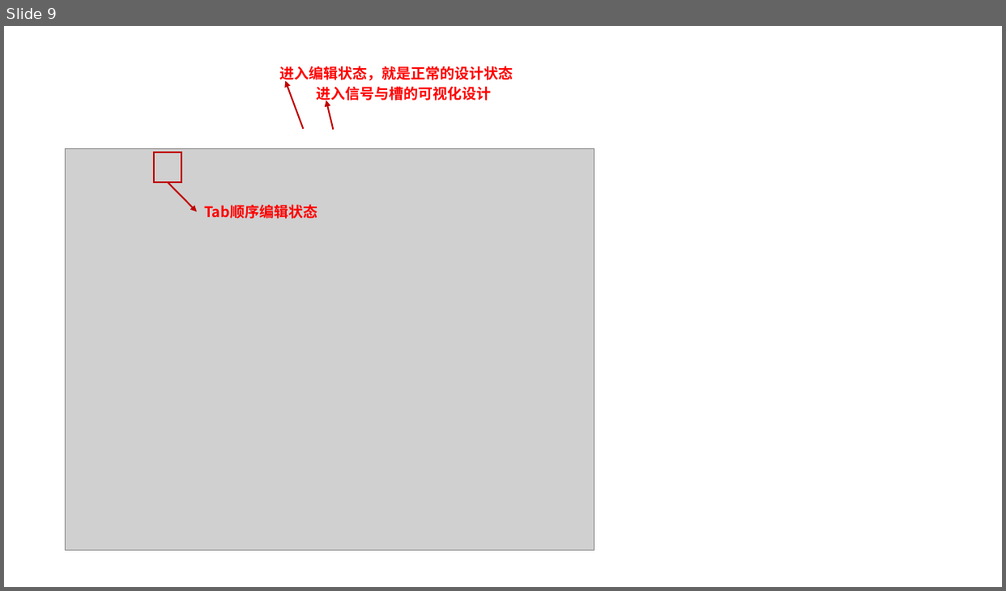
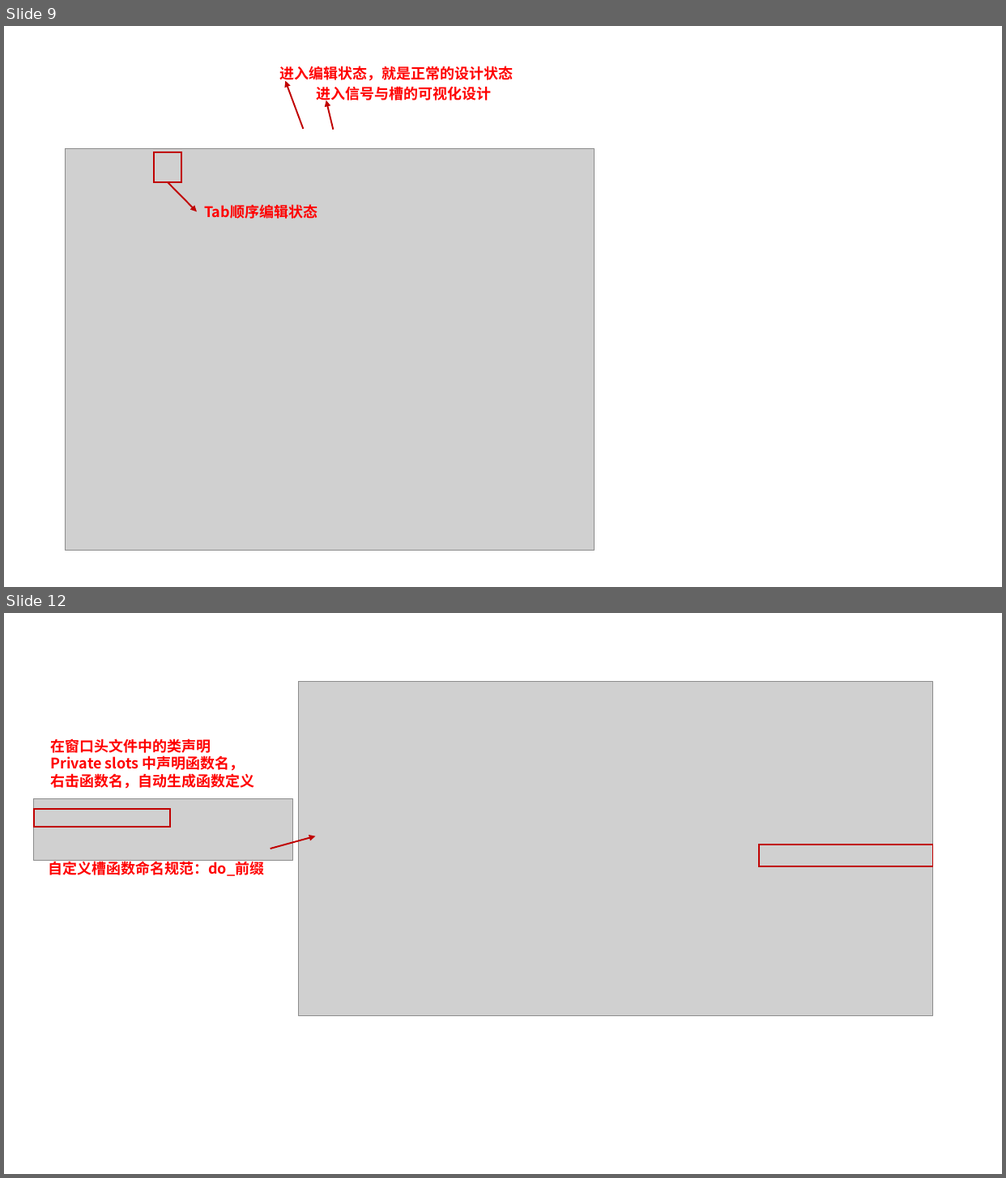
Before and after one commit to LQF376/QtmyLearn, a slide deck: pic.pptx. Shown one above the other, each under a label of ours: slide 9 before the commit, slides 9 and 12 after it; the slides between them are not shown. The pictures are 1006x591 and 1006x1178 pixels, drawn with LibreOffice and Linux fonts; fonts in the diff are those of the drawing; grey boxes stand for pictures. Boxes give left, top, right and bottom in pixels: in the first picture for what was removed or moved away, otherwise in the second. Text is boxed around its words. In the diff, an @@ line names an element or a change of style, - is before the commit and + after.

```diff
--- a/pic.pptx
+++ b/pic.pptx
@@ slide 12 added at (x1=4, y1=613, x2=1002, y2=1174), background #FFFFFF @@
@@ picture added at (x1=298, y1=682, x2=933, y2=1016) @@
@@ text added at (x1=51, y1=739, x2=255, y2=789), 14 pt, text #FF0000, bold @@
+在窗口头文件中的类声明
+Private slots 中声明函数名，
+右击函数名，自动生成函数定义
@@ picture added at (x1=34, y1=798, x2=293, y2=860) @@
@@ rectangle added at (x1=34, y1=808, x2=170, y2=826), outline #C00000 1.5 pt @@
@@ arrow added from (270, 849) to (315, 836), #C00000 1.5 pt @@
@@ rectangle added at (x1=760, y1=845, x2=933, y2=867), outline #C00000 1.5 pt @@
@@ text added at (x1=48, y1=859, x2=264, y2=876), 14 pt, text #FF0000, bold @@
+自定义槽函数命名规范：do_前缀
```
Also in this commit, not shown: 4 other slides added, 15 other files.
